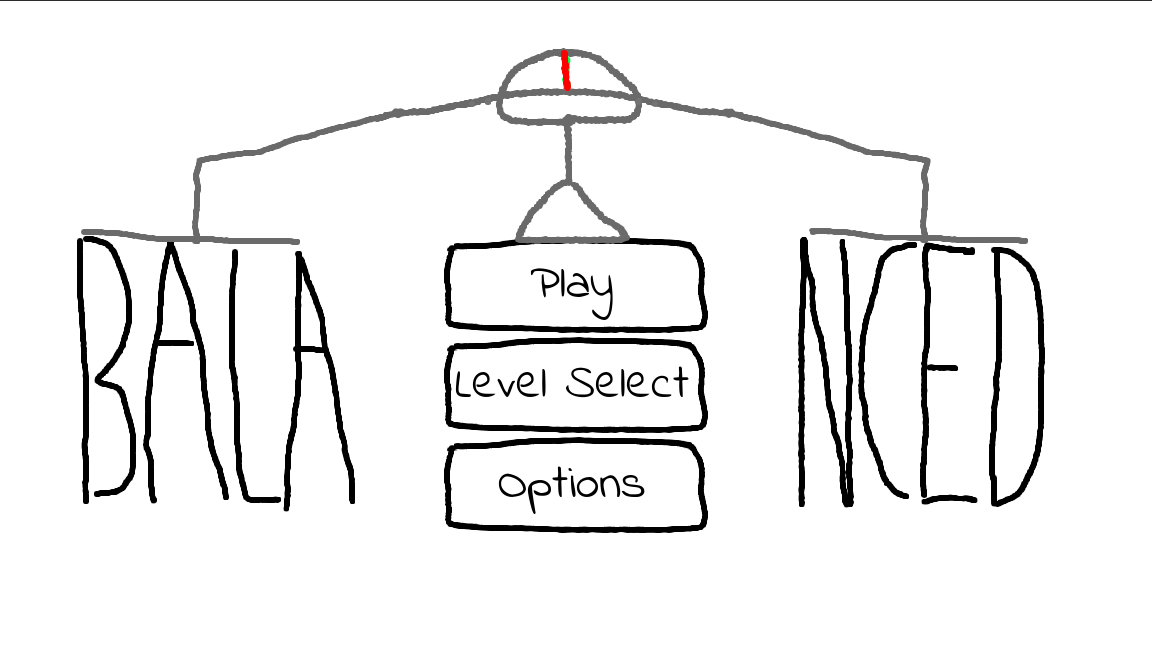
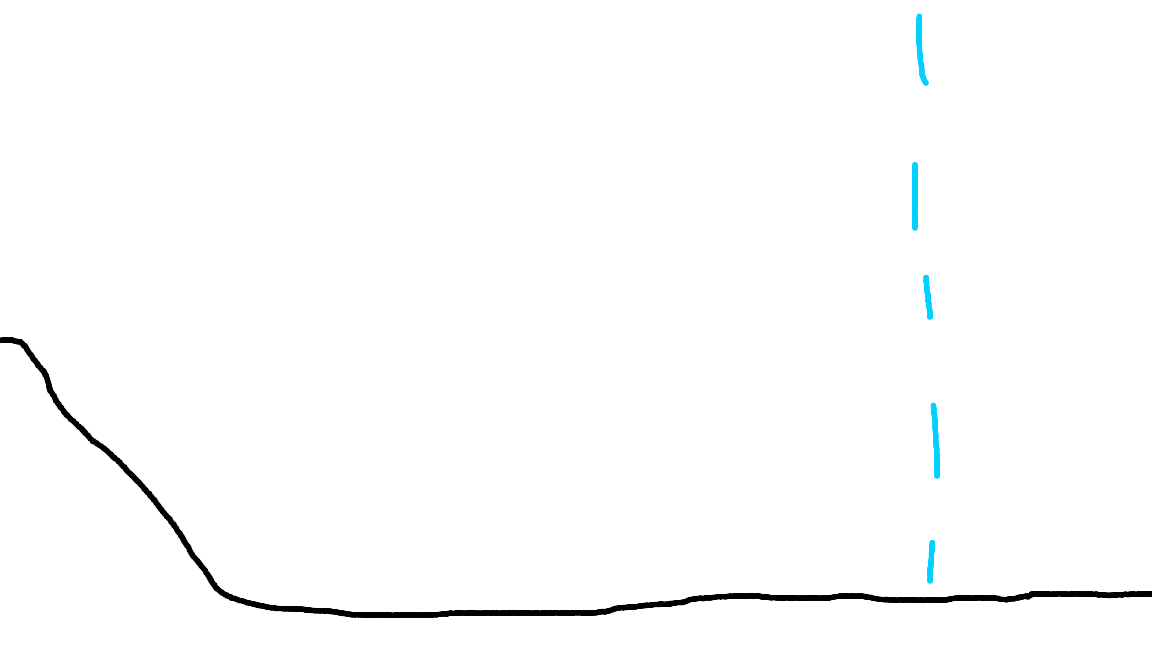
Comparing the layer stacks of the two 1152 × 648 images. Changes:
added layer "Layer #19" above "Layer #18" over [0, 0, 1152, 618]
hid "Layer #14" over [798, 159, 1045, 508]
hid "Layer #2" over [77, 160, 355, 512]
hid "Layer #1" over [196, 50, 931, 164]
hid "Layer" over [496, 48, 642, 244]
hid "Screenshot from 2023-11-24 14-11-43.png" over [0, 0, 1152, 618]
showed "Background" over [0, 0, 1152, 618]
